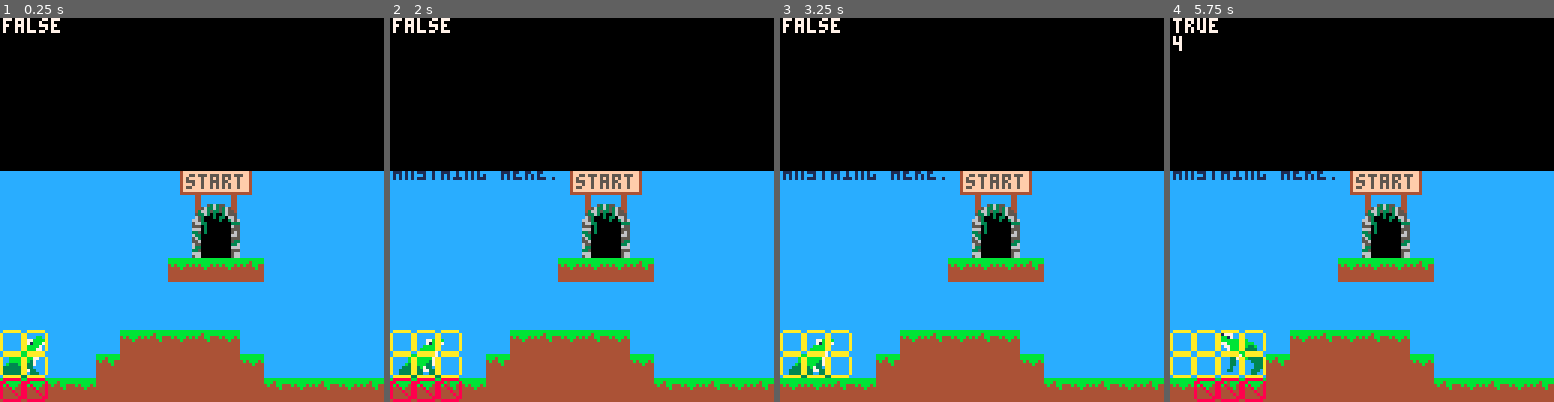
Above: before the commit, frames 1-4 (left to right).
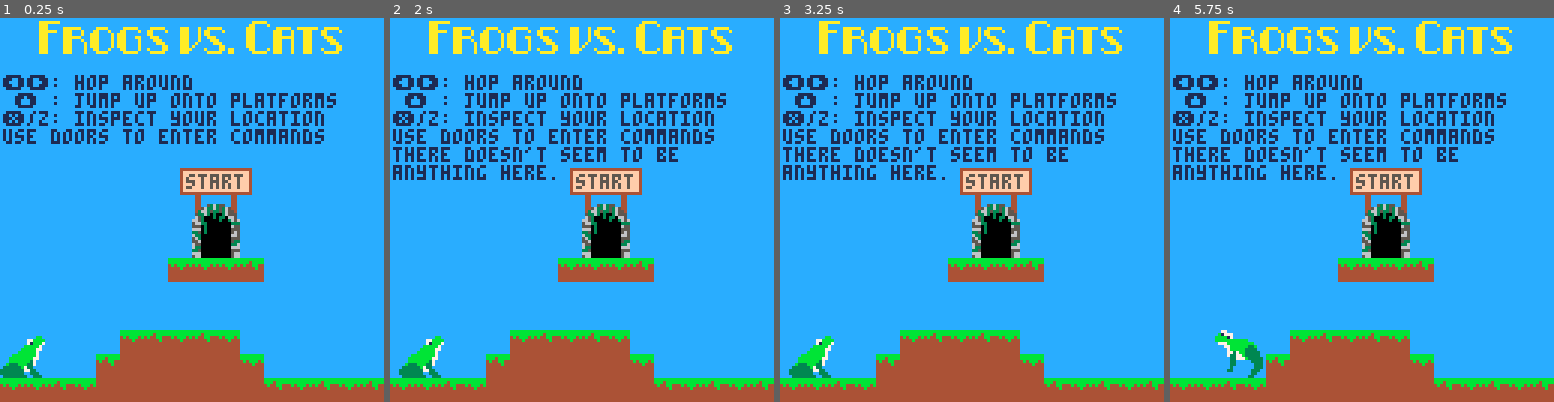
Above: after the commit, the same moments.

Repository: cincodenada/frogsvscats
Game: PICO-8 cartridge frogsvscats.p8
Same seed, same stepped clock (60 frames per second), same inputs: the game is played once before the commit and once after it.
Inputs:
- Up to frame 1 (0.25 s): no input
- Up to frame 2 (2 s): tap X (X key) at 0.33, 1.07, 1.85 s; tap O (Z key) at 0.7, 1.7 s; hold Right from 1.6 s (still down)
- Up to frame 3 (3.25 s): release Right at 2.1 s; tap O (Z key) at 2.1, 2.5, 2.9 s; hold Up 2.15-2.42 s; hold Right 2.47-3.03 s; tap X (X key) at 2.97 s; hold Left from 3.08 s (still down)
- Up to frame 4 (5.75 s): tap O (Z key) every 0.4 s from 3.3 to 5.7 s; release Left at 3.58 s; hold Right 4.02-4.68 s; tap X (X key) at 4.08, 5.2 s; hold Up 4.73-5.03 s; hold Left 5.08-5.68 s

The runs differ from the first frame. In frame 1, 41% of the frame differs, in the area x 0-100%, y 0-100%; in frame 2, 41%; in frame 3, 41%; in frame 4, 42%.

Commit message:
Comment debug, fix off-by-one

Diff:
--- a/frogsvscats.p8
+++ b/frogsvscats.p8
@@ -634,7 +634,7 @@
 		local base_frame = frames[1]
 		local next_row = 16
 		self.frames = {}
-		for i=0,frames.count*self.w,self.w do
+		for i=0,(frames.count-1)*self.w,self.w do
 			if(i >= next_row) then
 				next_row += 16
 				base_frame += 16*(self.h-1)
@@ -883,9 +883,9 @@
 	end
 end
 function entity:update_anim()
-	game:dbg(self.anim_state.active)
+	--game:dbg(self.anim_state.active)
 	if(self.anim_state.active) then
-		game:dbg(self:get_sprite().cur_frame)
+		--game:dbg(self:get_sprite().cur_frame)
 		-- the slow here is a global slow for debug
 		-- separate from frame slows
 		self:get_sprite():move_frame(self:fpf()/self.slow)
